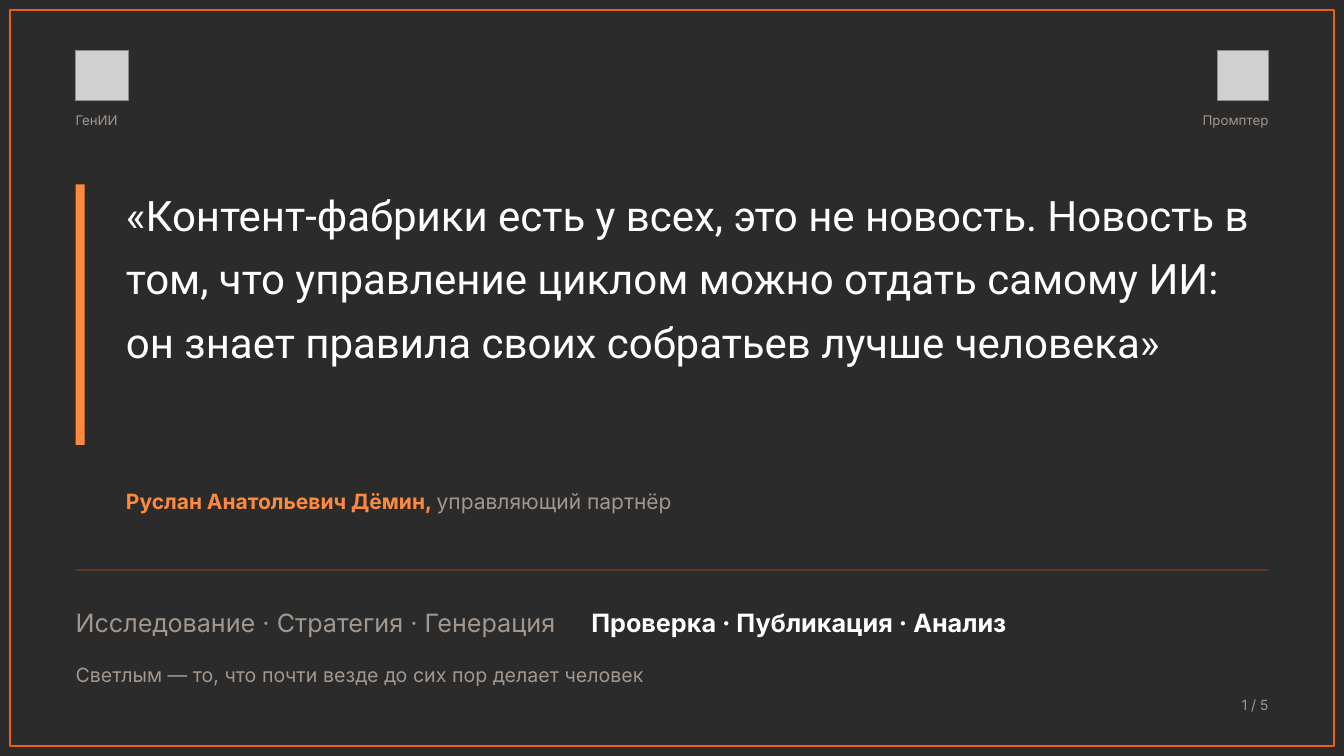
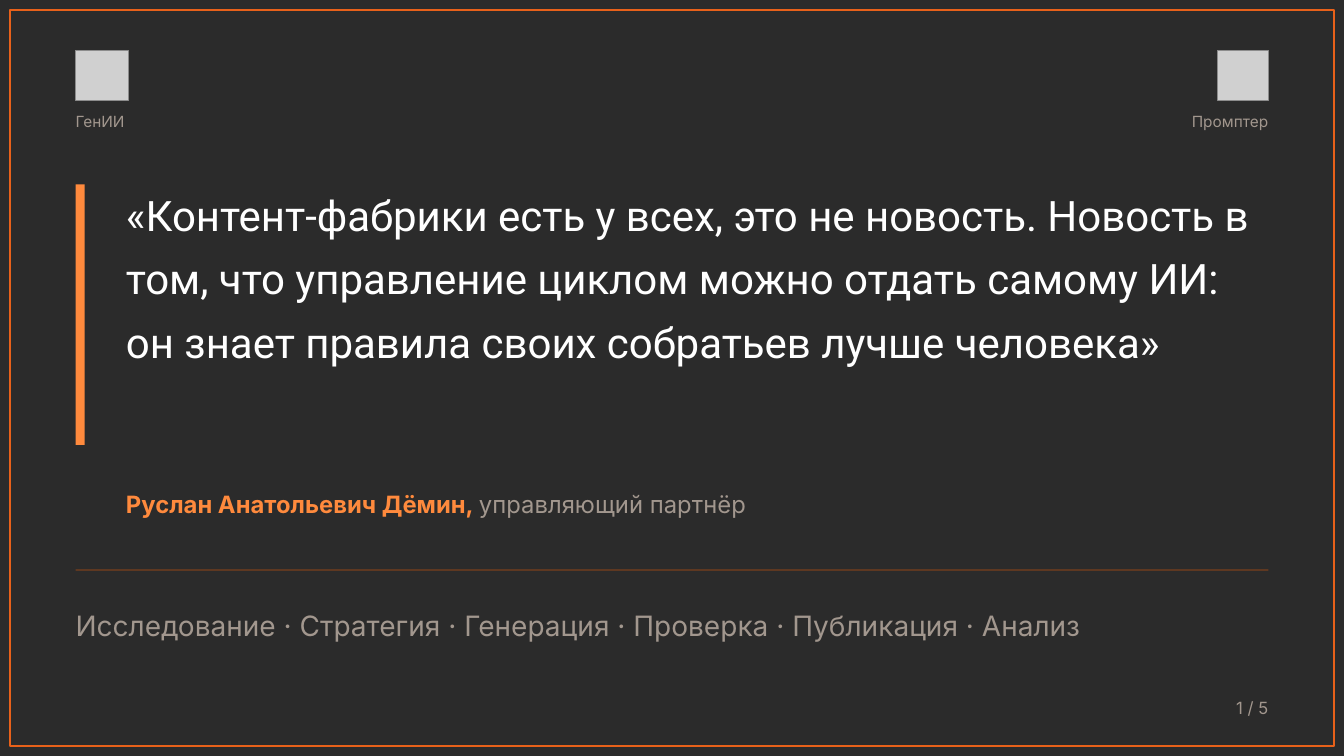
Before and after one commit to injusticebeast802-coder/taste-skill, a slide deck: slide 2 of prompter-moscow/presentation/prompter-konferenciya-2026.pptx. Drawn at 1344x756 pixels with LibreOffice and Linux fonts; fonts in the diff are those of the drawing; grey boxes stand for pictures; background and template pictures are left out; a plain dark background stands for a picture behind light text. Boxes give left, top, right and bottom in pixels: in the first picture for what was removed or moved away, otherwise in the second. Text is boxed around its words. In the diff, an @@ line names an element or a change of style, - is before the commit and + after.

```diff
--- a/prompter-moscow/presentation/prompter-konferenciya-2026.pptx
+++ b/prompter-moscow/presentation/prompter-konferenciya-2026.pptx
@@ text "ГенИИ" at [76, 116, 125, 127]: size 9.5 to 11 pt @@
@@ text "Промптер" at [1192, 116, 1268, 130]: size 9.5 to 11 pt @@
@@ text "Руслан Анатольевич Дёмин, управляющий партнёр" at [126, 495, 746, 518]: size 15 to 17 pt @@
@@ text at [76, 615, 1080, 642]: text changed; size 18 to 20 pt @@
-Исследование · Стратегия · Генерация Проверка · Публикация · Анализ
+Исследование · Стратегия · Генерация · Проверка · Публикация · Анализ
@@ text removed at [76, 667, 644, 686] @@
-Светлым — то, что почти везде до сих пор делает человек
@@ text "1 / 5" at [1236, 702, 1268, 714]: size 10 to 12 pt @@
```
Also in this commit, not shown: 4 other slides changed.
